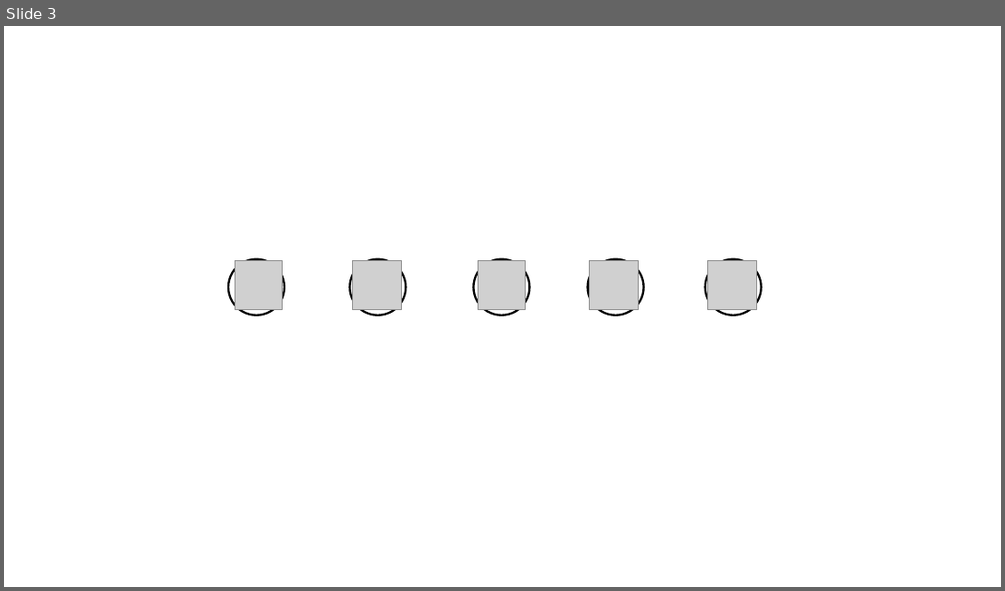
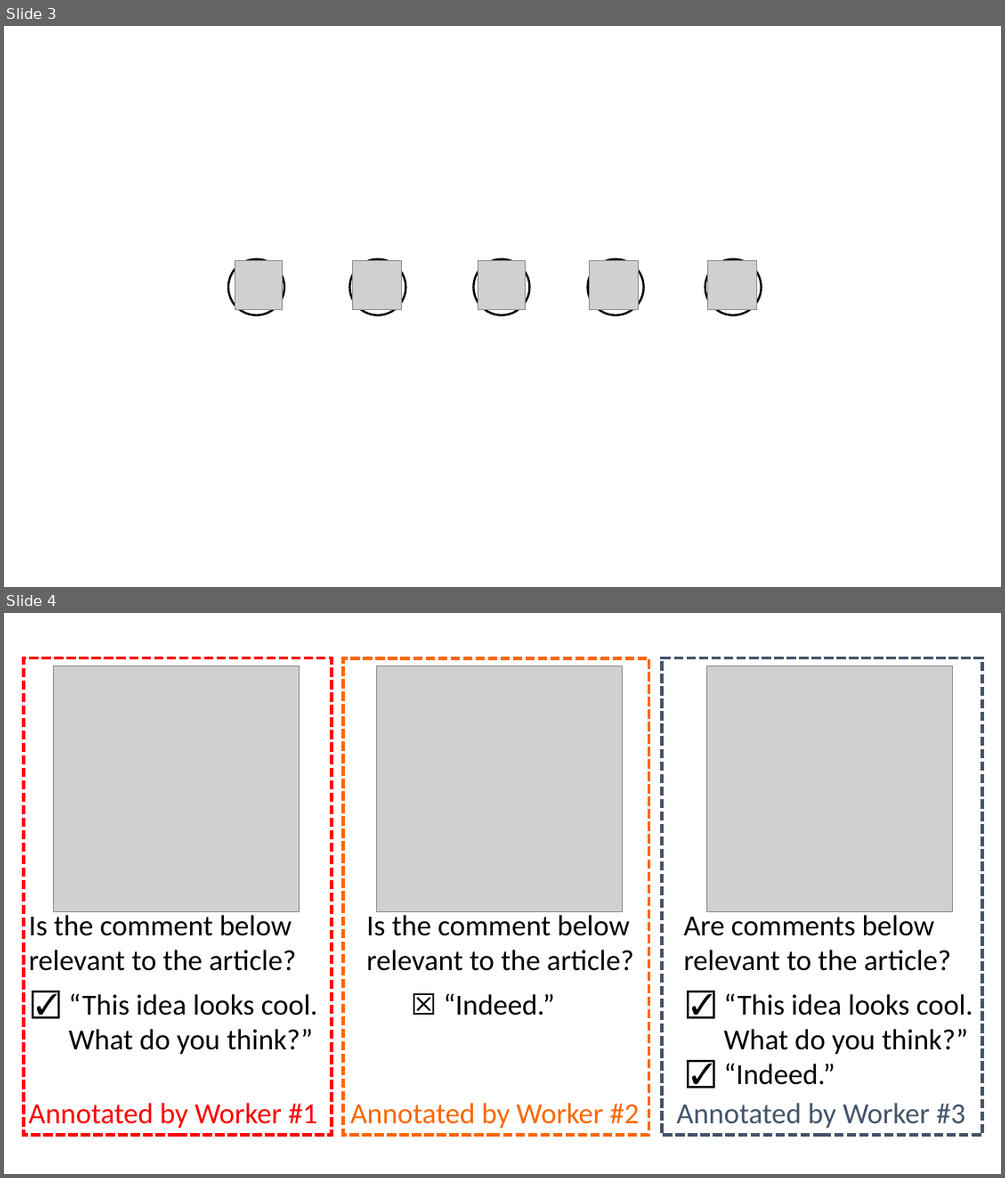
Before and after one commit to HongleiZhuang/BatchCrowds, a slide deck: ranking/doc/figures/model.pptx. Shown one above the other, each under a label of ours: slide 3 before the commit, slides 3 and 4 after it. The pictures are 1005x591 and 1005x1178 pixels, drawn with LibreOffice and Linux fonts; fonts in the diff are those of the drawing; grey boxes stand for pictures. Boxes give left, top, right and bottom in pixels: in the first picture for what was removed or moved away, otherwise in the second. Text is boxed around its words. In the diff, an @@ line names an element or a change of style, - is before the commit and + after.

```diff
--- a/ranking/doc/figures/model.pptx
+++ b/ranking/doc/figures/model.pptx
@@ slide 4 added at (4, 613, 1001, 1174), background #FFFFFF @@
@@ rectangle added at (24, 657, 332, 1135), outline #FF0000 3 pt dashed @@
@@ rectangle added at (343, 657, 649, 1135), outline #FF6600 3 pt dashed @@
@@ rectangle added at (662, 657, 983, 1135), outline #44546A 3 pt dashed @@
@@ picture added at (53, 666, 299, 912) @@
@@ picture added at (376, 666, 623, 912) @@
@@ picture added at (707, 666, 953, 912) @@
@@ text added at (29, 911, 296, 971), 28 pt, text #000000 @@
+Is the comment below relevant to the article?
@@ text added at (366, 911, 634, 971), 28 pt, text #000000 @@
+Is the comment below relevant to the article?
@@ text added at (684, 911, 951, 971), 28 pt, text #000000 @@
+Are comments below relevant to the article?
@@ text added at (69, 993, 318, 1054), 28 pt, text #000000 @@
+☑ “This idea looks cool. What do you think?”
@@ text added at (444, 993, 555, 1015), 28 pt, text #000000 @@
+☒ “Indeed.”
@@ text added at (724, 993, 973, 1085), 28 pt, text #000000 @@
+☑ “This idea looks cool. What do you think?”
+☑ “Indeed.”
@@ text added at (29, 1103, 317, 1128), 28 pt, text #FF0000 @@
+Annotated by Worker #1
@@ text added at (350, 1103, 639, 1128), 28 pt, text #FF6600 @@
+Annotated by Worker #2
@@ text added at (677, 1103, 965, 1128), 28 pt, text #44546A @@
+Annotated by Worker #3
```
Also in this commit, not shown: 11 other files.
